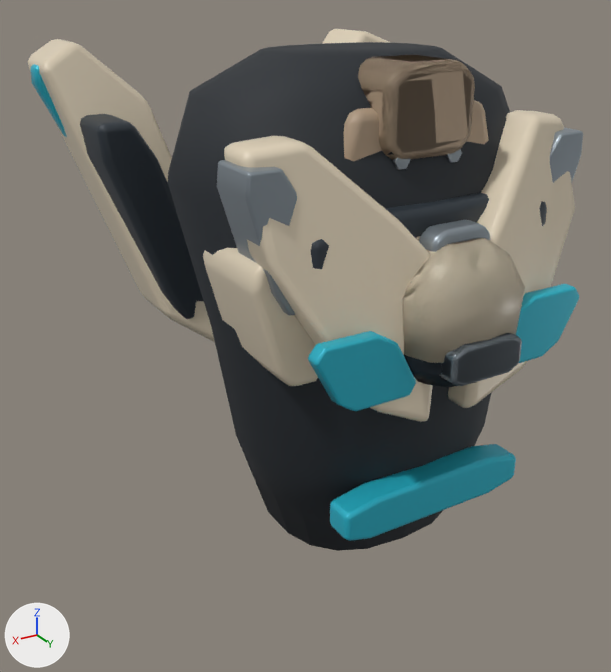
What one commit did to the FBX model unity-vfx-preview/Assets/Resources/TRIAS/PilotModels/KestrelSuit.fbx.
One viewpoint serves both versions: a camera (50 mm lens) standing at (0.446, 0.64, 0.251) and looking at (0.016, -0.076, -0.107). Lighting does not change. The marker at lower left points along +X, +Y and +Z. The older version comes first. Where no turn or scale is listed for an object, it has been applied to the vertices. Vertices at exactly the same position are counted once.

Before the edit, the objects in view are built like this:
```python
ob_leftshin_mount = bpy.data.objects.new('LeftShin_Mount', me_leftshin_mesh)
ob_leftshin_mount.location = (0.0, 0.0, 0.0)
ob_pelvis_mount = bpy.data.objects.new('Pelvis_Mount', me_pelvis_mesh)
ob_pelvis_mount.location = (0.0, 0.0, 0.0)
ob_torso_mount = bpy.data.objects.new('Torso_Mount', me_torso_mesh)
ob_torso_mount.location = (0.0, 0.0, 0.0)
# also in view: 'LeftThigh_Mount' at (0.0, 0.011, -0.001); 'RightBoot_Mount' at (0.0, 0.043, 0.026)
```
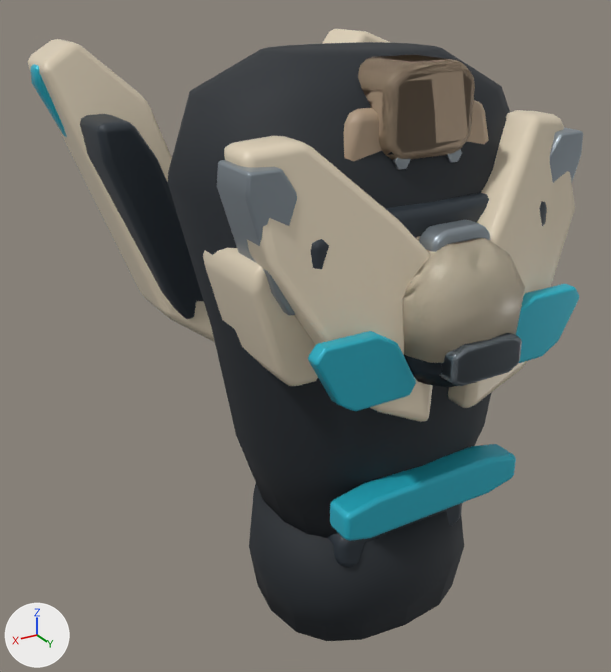
Where the change shows, as pixel boxes (x1, y1, x2, y2) in the pictures (611 x 672 px):
'Torso_Mount', reshaped (17% taller)
    before: (28, 29, 583, 551)
    after: (28, 29, 583, 641)
part 1 of me_torso_mesh, added
    after: (328, 503, 462, 567)
part 2 of me_torso_mesh, added (black)
    after: (249, 484, 464, 641)
'RightBoot_Mount', unchanged, covered by the edit
    before: (403, 236, 525, 387)
'LeftBoot_Mount', unchanged, uncovered by the edit
    after: (403, 236, 525, 387)

Patch to the scene script:
```diff
--- a/unity-vfx-preview/Assets/Resources/TRIAS/PilotModels/KestrelSuit.fbx.py
+++ b/unity-vfx-preview/Assets/Resources/TRIAS/PilotModels/KestrelSuit.fbx.py
@@ me_torso_mesh @@
 # used by ob_torso_mount; location = (0.0, 0.0, 0.0)
-me_torso_mesh.from_pydata(...)  # 1448 vertices, 1342 faces; spans x -0.222..0.222, y -0.331..0.149, z -0.272..0.188
+me_torso_mesh.from_pydata(...)  # 1656 vertices, 1524 faces; spans x -0.222..0.222, y -0.331..0.149, z -0.375..0.188
+# me_torso_mesh part 1: a new loose piece of 80 vertices spanning x -0.077..0.077, y 0.048..0.092, z -0.287..-0.237, in mat_graphite (greyish blue #303840)
+# me_torso_mesh part 2: a new loose piece of 48 vertices spanning x -0.118..0.118, y -0.09..0.106, z -0.375..-0.255, in mat_fabric (black #21272d)
+# other edits to the shape of me_torso_mesh do not show in these pictures
 me_torso_mesh.materials.append(mat_fabric)
```
